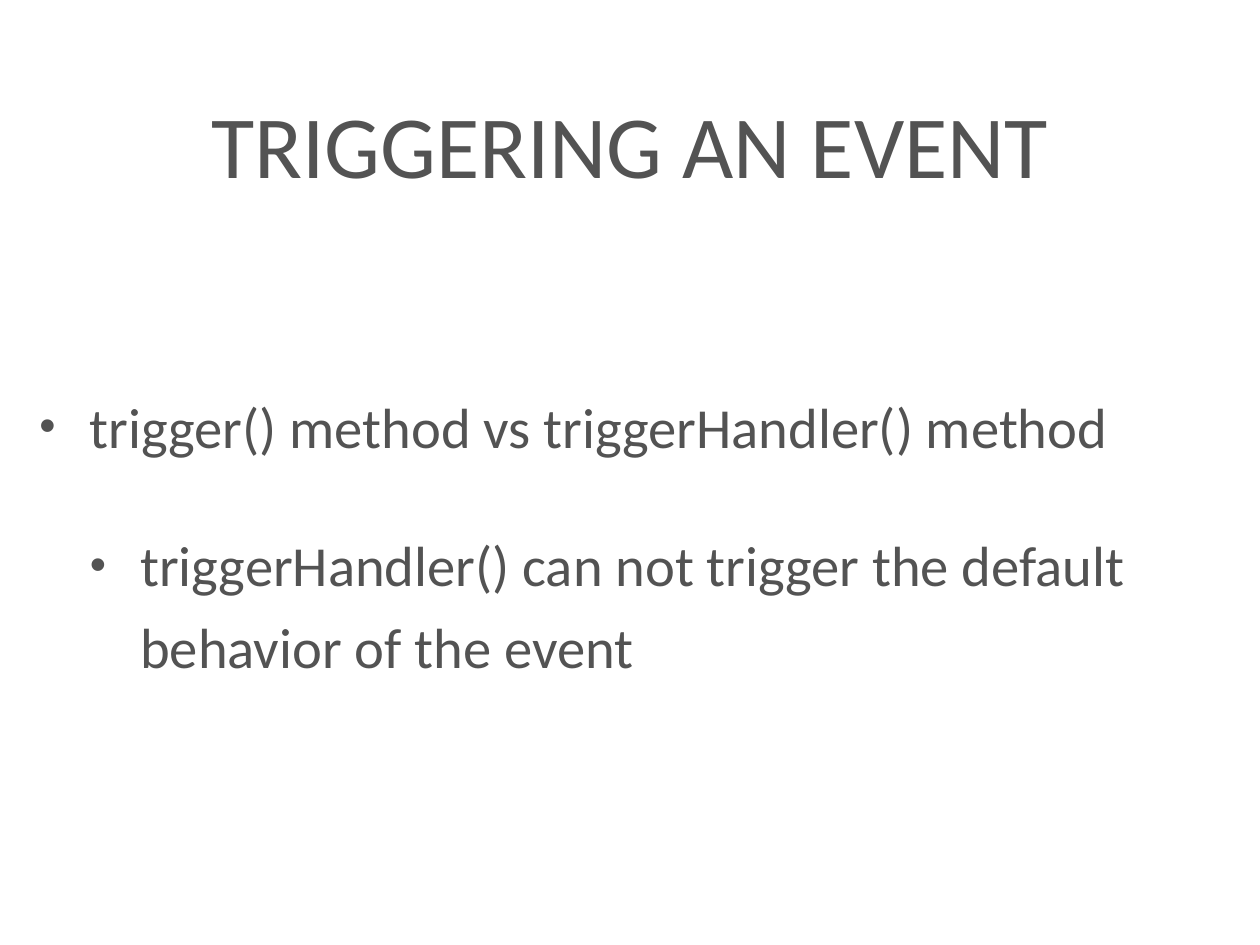
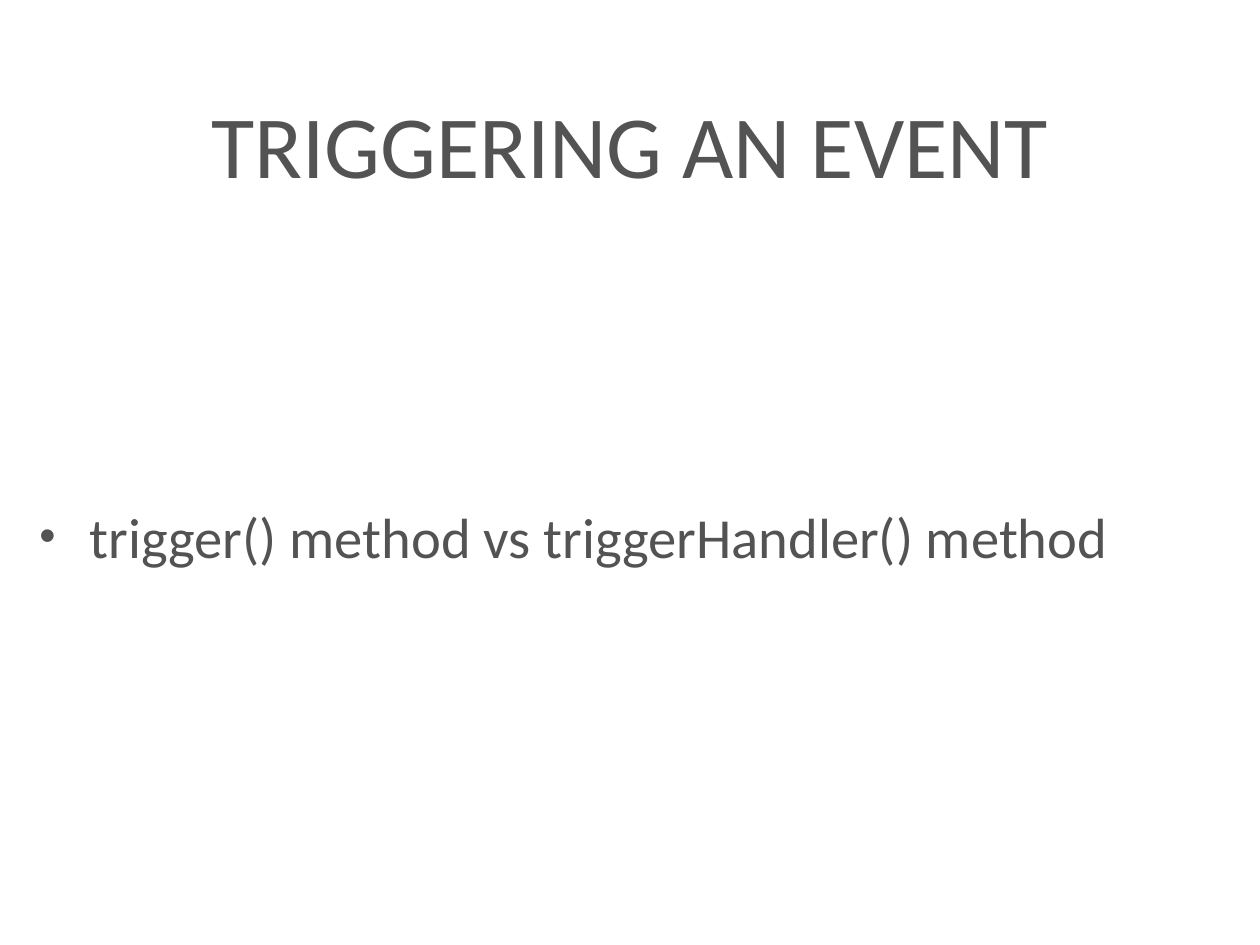
Before and after one commit to kenton-steiner18/Techtasks, a slide deck: slide 36 of presentation/jQuery.pptx. Drawn at 1260x945 pixels with LibreOffice and Linux fonts; fonts in the diff are those of the drawing; background and template pictures are left out. Boxes give left, top, right and bottom in pixels: in the first picture for what was removed or moved away, otherwise in the second. Text is boxed around its words. In the diff, an @@ line names an element or a change of style, - is before the commit and + after.

Commit message:
Add files via upload
minor text fix

```diff
--- a/presentation/jQuery.pptx
+++ b/presentation/jQuery.pptx
@@ text at [140, 545, 1124, 669]: paragraph removed @@
-  • triggerHandler() can not trigger the default behavior of the event
```
Also in this commit, not shown: 4 other slides changed.
